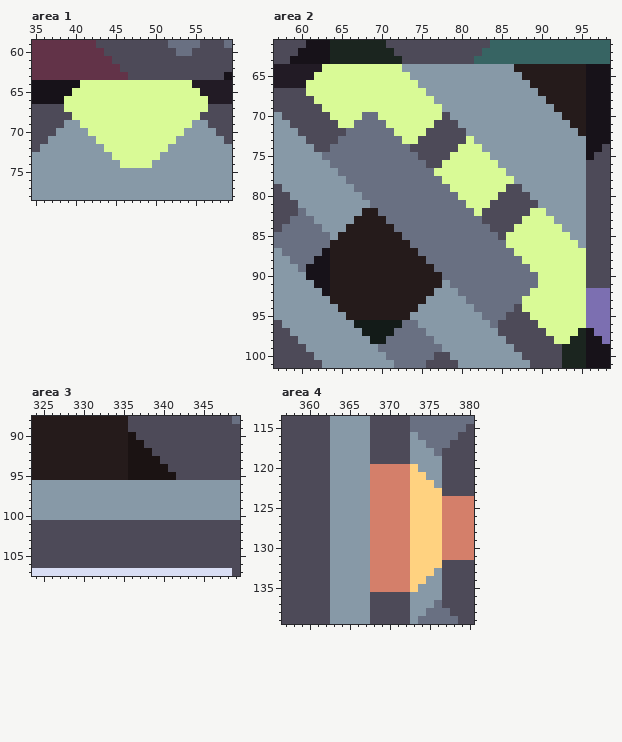
Pixel-art file -- assets/sprites/atlas/sorted-atlas.ase. This is how it looked before the edit.
736x736 pixels, 1 frame. Colours within 5 levels of each other are drawn and written as one. Shown: area 1: x 35..59, y 59..78; area 2: x 57..98, y 61..101; area 3: x 324..349, y 88..107; area 4: x 357..380, y 114..139. The commit also changed other parts of the picture, which this record leaves out.
New version:
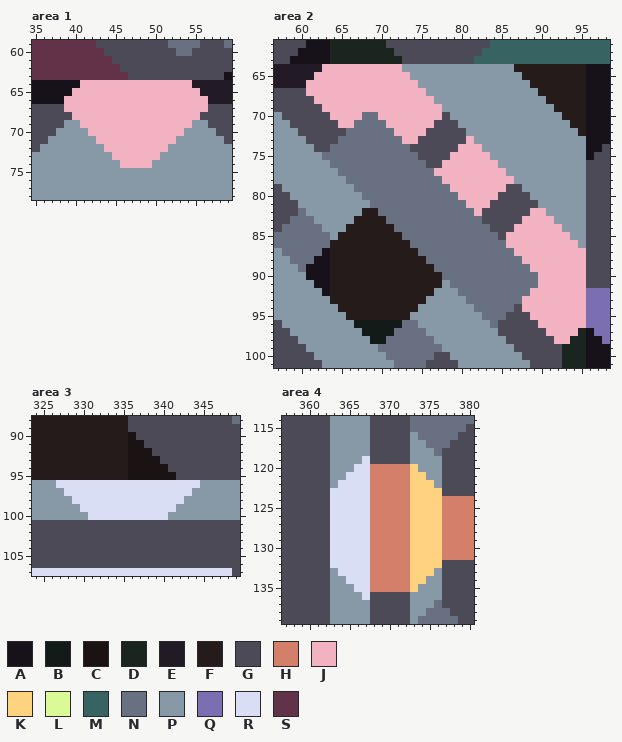
Palette (. is transparent): A #171219  B #131b18  C #1b1313  D #1b251f  E #221b25  F #251b1b  G #4d4a58  H #d47f6a  J #f3b2c1  K #ffd280  L #d9fa96  M #376463  N #697082  P #8799a7  Q #7c6fb1  R #d9def4  S #623348
Diff:
layer "drills" removed
layer "other" removed
Changed rows in their new state; - is an unchanged pixel.
Area 1, layer "stuff":
first column x 39:
64 --JJJJJJJJJJJJJJ--
65 -JJJJJJJJJJJJJJJJ-
66 JJJJJJJJJJJJJJJJJJ
67 JJJJJJJJJJJJJJJJJJ
68 -JJJJJJJJJJJJJJJJ-
69 --JJJJJJJJJJJJJJ--
70 ---JJJJJJJJJJJJ---
71 ----JJJJJJJJJJ----
72 -----JJJJJJJJ-----
73 ------JJJJJJ------
74 -------JJJJ-------
Area 2, layer "stuff":
first column x 61:
 64 --JJJJJJJJJJ-----------------------
 65 -JJJJJJJJJJJJ----------------------
 66 JJJJJJJJJJJJJJ---------------------
 67 JJJJJJJJJJJJJJJ--------------------
 68 -JJJJJJJJJJJJJJJ-------------------
 69 --JJJJJJJJJJJJJJJ------------------
 70 ---JJJJ--JJJJJJJJ------------------
 71 ----JJ----JJJJJJ-------------------
 72 -----------JJJJ--------------------
 73 ------------JJ------J--------------
 74 -------------------JJJ-------------
 75 ------------------JJJJJ------------
 76 -----------------JJJJJJJ-----------
 77 ----------------JJJJJJJJJ----------
 78 -----------------JJJJJJJJJ---------
 79 ------------------JJJJJJJ----------
 80 -------------------JJJJJ-----------
 81 --------------------JJJ------------
 82 ---------------------J------JJ-----
 83 ---------------------------JJJJ----
 84 --------------------------JJJJJJ---
 85 -------------------------JJJJJJJJ--
 86 -------------------------JJJJJJJJJ-
 87 --------------------------JJJJJJJJJ
 88 ---------------------------JJJJJJJJ
 89 ----------------------------JJJJJJJ
 90 -----------------------------JJJJJJ
 91 -----------------------------JJJJJJ
 92 ----------------------------JJJJJJJ
 93 ---------------------------JJJJJJJJ
 94 ---------------------------JJJJJJJJ
 95 ----------------------------JJJJJJJ
 96 -----------------------------JJJJJJ
 97 ------------------------------JJJJ-
 98 -------------------------------JJ--
Area 3, layer "stuff":
first column x 327:
 96 RRRRRRRRRRRRRRRRRR
 97 -RRRRRRRRRRRRRRRR-
 98 --RRRRRRRRRRRRRR--
 99 ---RRRRRRRRRRRR---
100 ----RRRRRRRRRR----
Area 4, layer "stuff":
first column x 363:
119 ----R
120 ---RR
121 --RRR
122 -RRRR
123 RRRRR
124 RRRRR
125 RRRRR
126 RRRRR
127 RRRRR
128 RRRRR
129 RRRRR
130 RRRRR
131 RRRRR
132 RRRRR
133 -RRRR
134 --RRR
135 ---RR
136 ----R
Changed places in both pictures, as pixel boxes (x1, y1, x2, y2):
changed: (64, 80, 208, 168)
changed: (306, 64, 586, 344)
changed: (56, 480, 200, 520)
changed: (330, 456, 370, 600)
